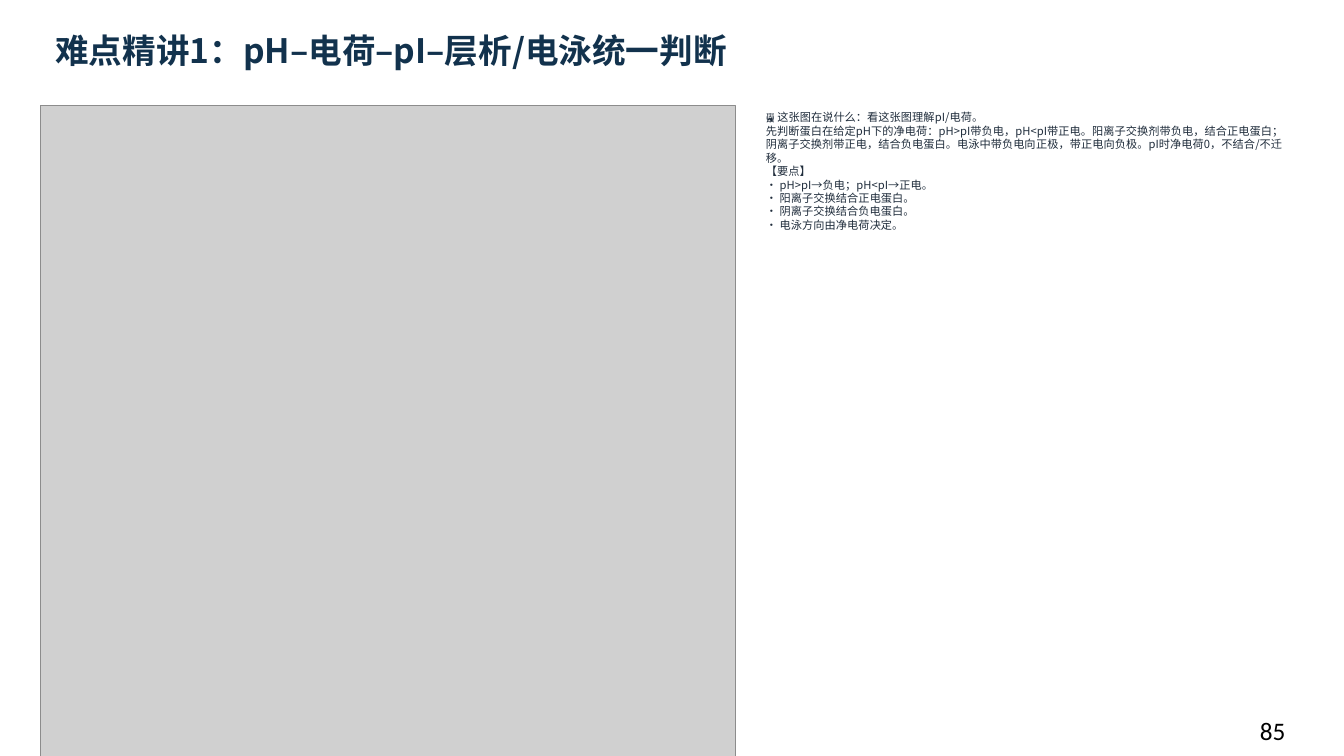
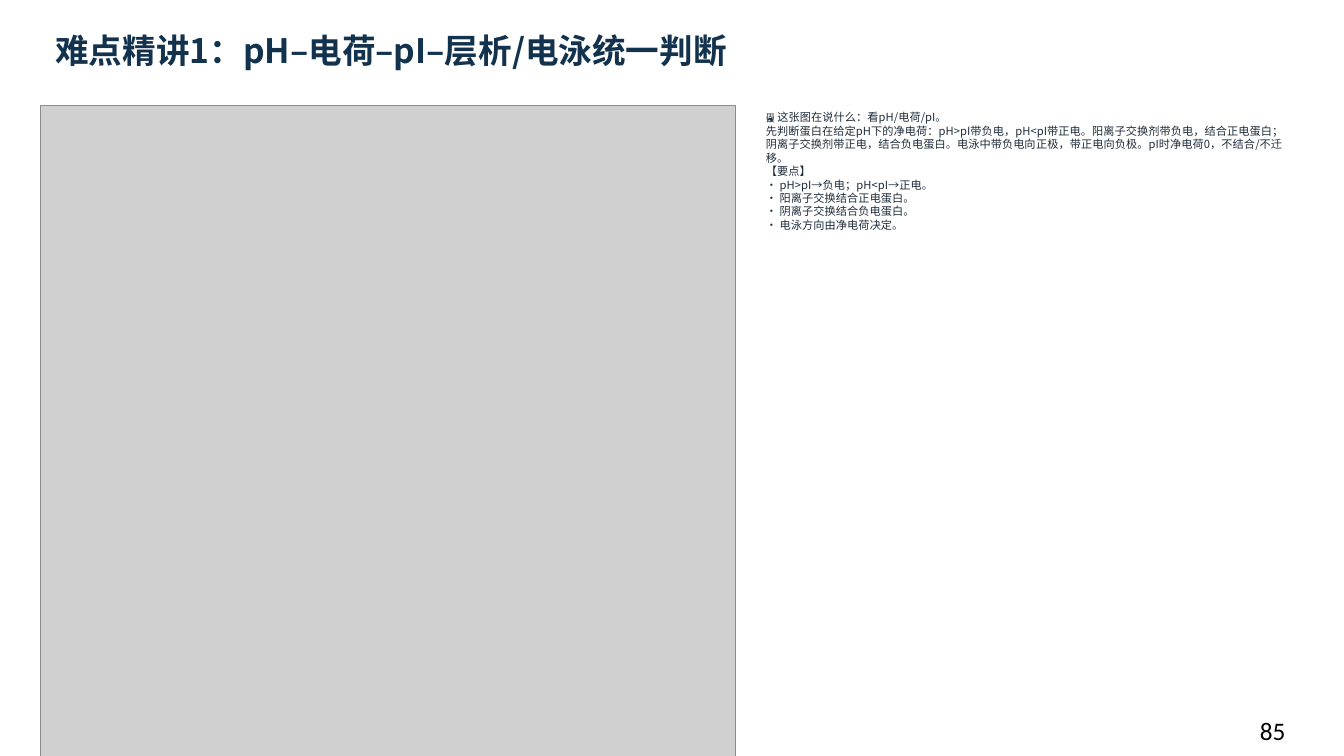
Before and after one commit to newkan-li/Biochemistry, a slide deck: slide 85 of downloads/bc05-ai-style.pptx. Drawn at 1344x756 pixels with LibreOffice and Linux fonts; fonts in the diff are those of the drawing; grey boxes stand for pictures. Boxes give left, top, right and bottom in pixels: in the first picture for what was removed or moved away, otherwise in the second. Text is boxed around its words. In the diff, an @@ line names an element or a change of style, - is before the commit and + after.

```diff
--- a/downloads/bc05-ai-style.pptx
+++ b/downloads/bc05-ai-style.pptx
@@ text at (x1=766, y1=111, x2=1283, y2=230): text changed @@
-🖼 这张图在说什么：看这张图理解pI/电荷。
-先判断蛋白在给定pH下的净电荷：pH>pI带负电，pH<pI带正电。阳离子交换剂带负电，结合正电蛋白；阴离子交换剂带正电，结合负电蛋白。电泳中带负电向正极，带正电向负极。pI时净电荷0，不结合/不迁移。
-【要点】
-• pH>pI→负电；pH<pI→正电。
-• 阳离子交换结合正电蛋白。
-• 阴离子交换结合负电蛋白。
-• 电泳方向由净电荷决定。
+🖼 这张图在说什么：看pH/电荷/pI。
+先判断蛋白在给定pH下的净电荷：pH>pI带负电，pH<pI带正电。阳离子交换剂带负电，结合正电蛋白；阴离子交换剂带正电，结合负电蛋白。电泳中带负电向正极，带正电向负极。pI时净电荷0，不结合/不迁移。
+【要点】
+• pH>pI→负电；pH<pI→正电。
+• 阳离子交换结合正电蛋白。
+• 阴离子交换结合负电蛋白。
+• 电泳方向由净电荷决定。
```
Also in this commit, not shown: 28 other slides changed, 21 other files.
